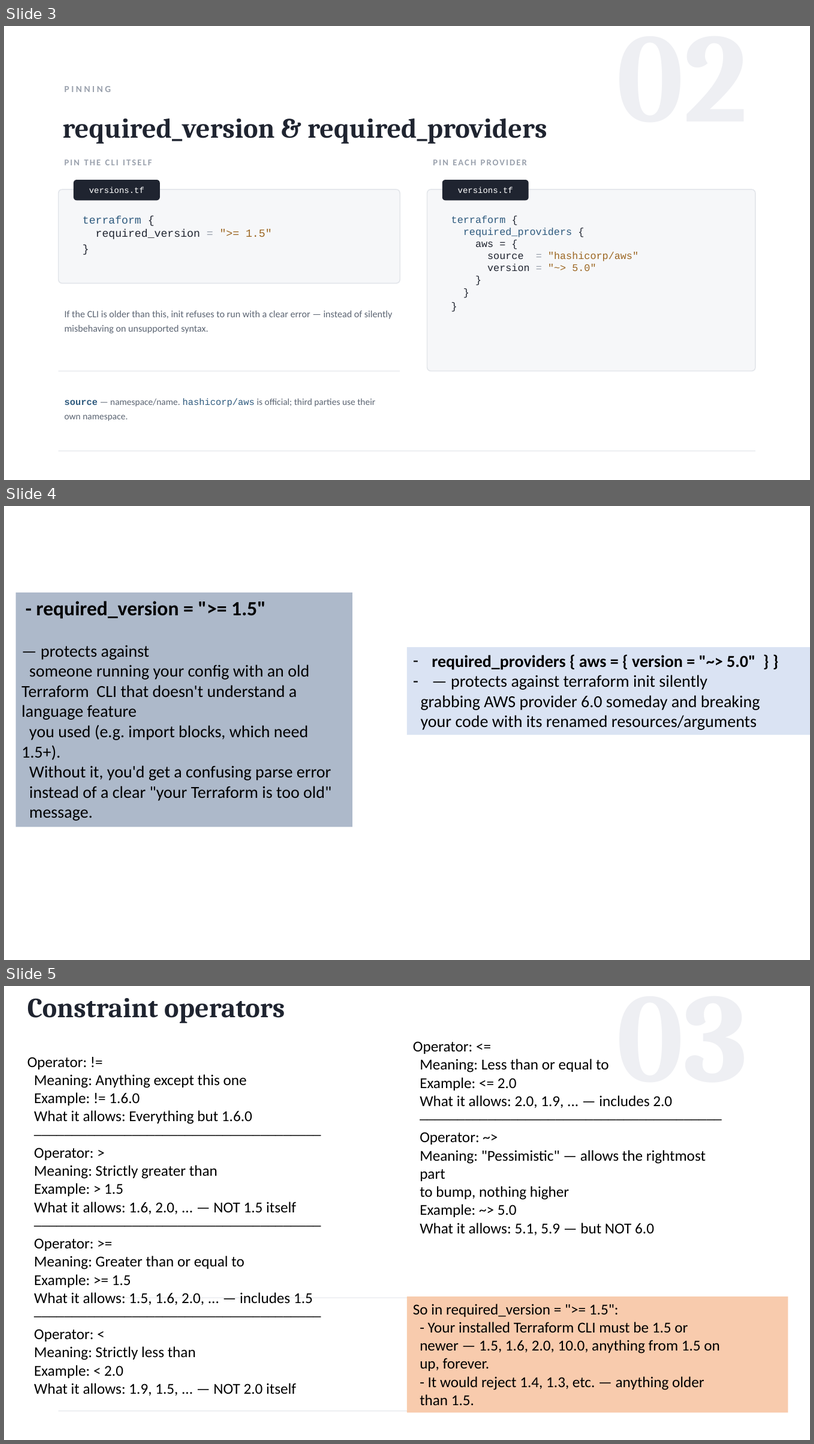
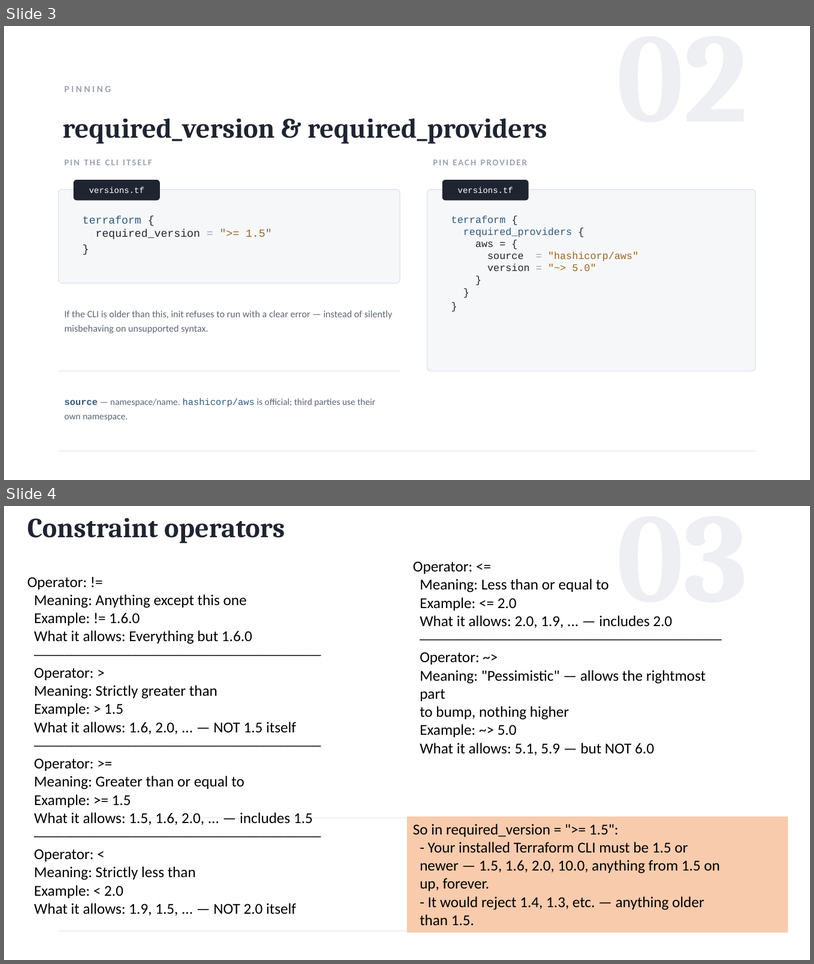
Before and after one commit to cloudwithabhoy/Master-Terraform, a slide deck: day4/day4_version_constraints_iam.pptx. Shown one above the other, each under a label of ours: slides 3, 4 and 5 before the commit, slides 3 and 4 after it. The pictures are 814x1444 and 814x964 pixels, drawn with LibreOffice and Linux fonts; fonts in the diff are those of the drawing. Boxes give left, top, right and bottom in pixels: in the first picture for what was removed or moved away, otherwise in the second. Text is boxed around its words. In the diff, an @@ line names an element or a change of style, - is before the commit and + after.

Commit message:
day 5 of terraform training

```diff
--- a/day4/day4_version_constraints_iam.pptx
+++ b/day4/day4_version_constraints_iam.pptx
@@ slide 4 removed at [4,506,810,960], background #FFFFFF @@
@@ rectangle removed at [15,592,353,826] @@
-- required_version = ">= 1.5"
-— protects against
-someone running your config with an old Terraform CLI that doesn't understand a language feature
-you used (e.g. import blocks, which need 1.5+).
-Without it, you'd get a confusing parse error
-instead of a clear "your Terraform is too old"
-message.
@@ rectangle removed at [408,647,810,735] @@
-– required_providers { aws = { version = "~> 5.0" } }
-– — protects against terraform init silently
-grabbing AWS provider 6.0 someday and breaking
-your code with its renamed resources/arguments
@@ what was slide 5 is now slide 4 @@
```
Also in this commit, not shown: 24 other files.
